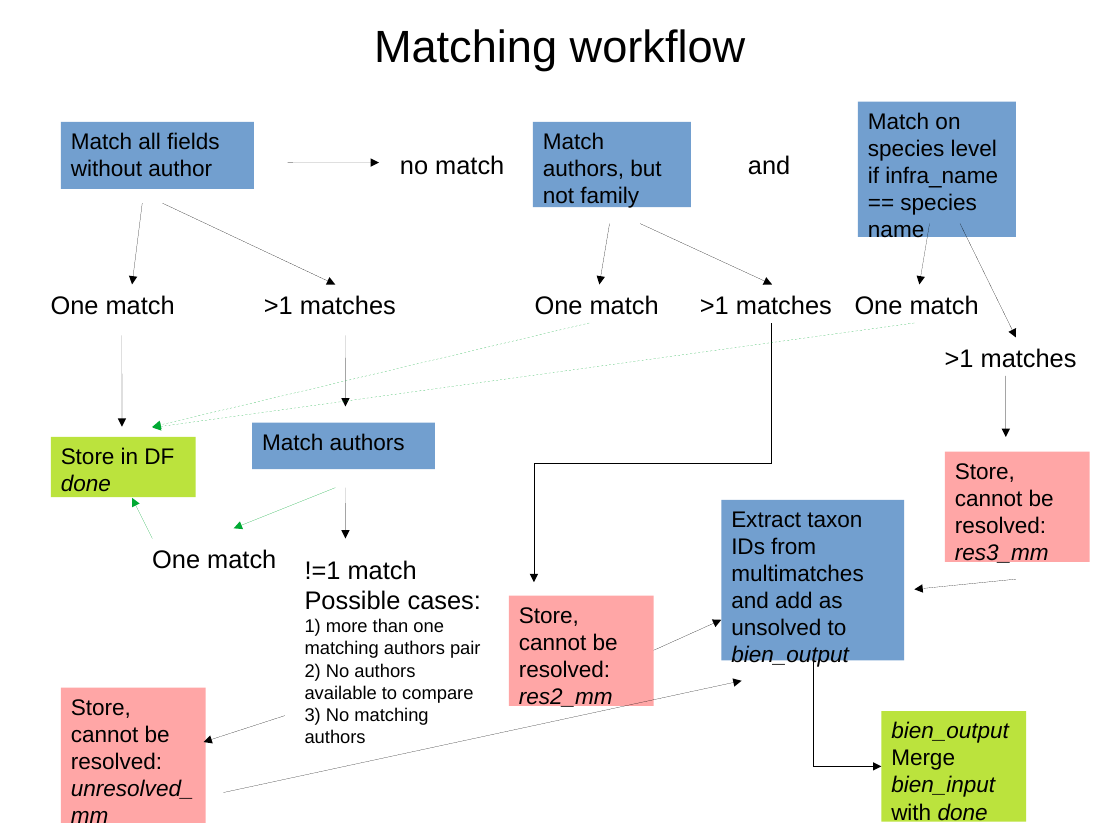
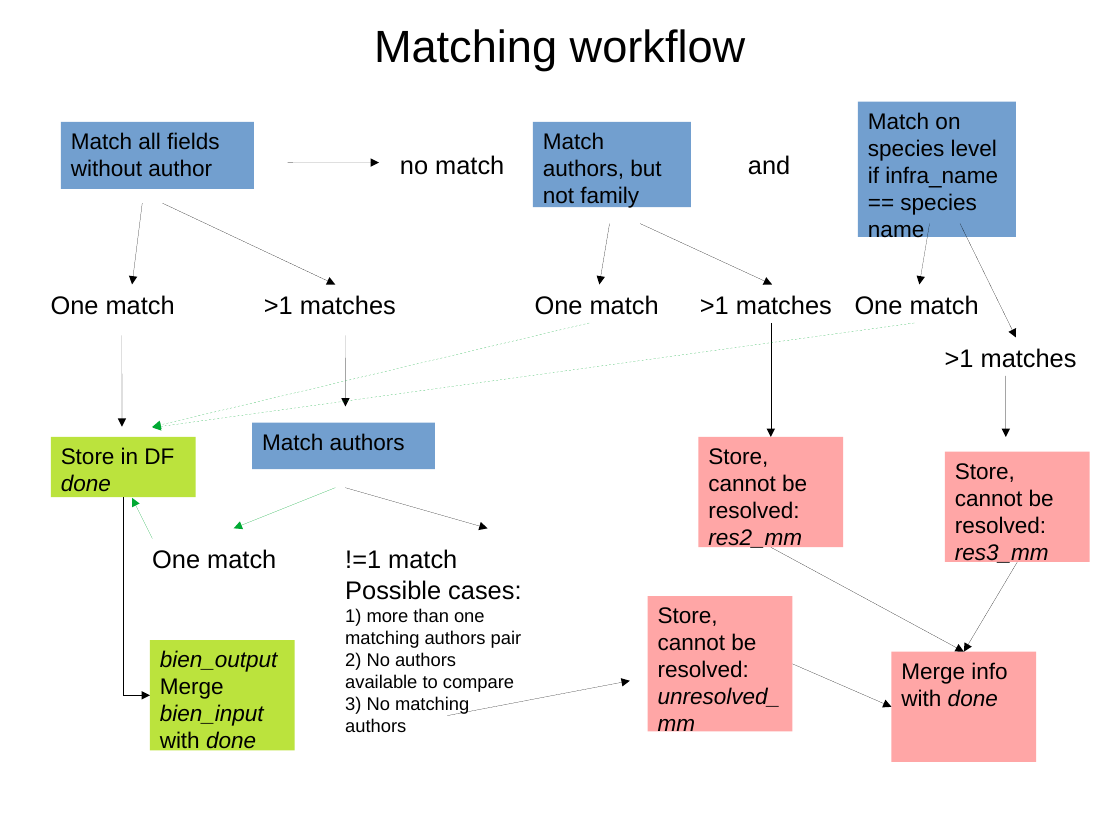
Before and after one commit to pebgroup/taxonomy_matcher, a slide deck: slide 1 of matching_flowchart.odp. Drawn at 1120x840 pixels with LibreOffice and Linux fonts; fonts in the diff are those of the drawing. Boxes give left, top, right and bottom in pixels: in the first picture for what was removed or moved away, otherwise in the second. Text is boxed around its words. In the diff, an @@ line names an element or a change of style, - is before the commit and + after.

Commit message:
last changes in taxon merger. done.

```diff
--- a/matching_flowchart.odp
+++ b/matching_flowchart.odp
@@ elbow arrow moved from (771, 323) - (535, 582) to (771, 323) - (771, 437) @@
@@ rectangle "Store, cannot be resolved:": place and size @@
-rectangle "Store, cannot be resolved:" at (509,596,655,706)
+rectangle "Store, cannot be resolved:" at (698,437,844,548)
@@ elbow arrow added from (123, 497) to (150, 695), #000000 0 pt @@
@@ arrow moved from (346, 488) - (346, 539) to (346, 488) - (488, 528) @@
@@ rectangle removed at (722,500,905,661) @@
-Extract taxon IDs from multimatches and add as unsolved to bien_output
@@ text "!=1 match": place and size @@
-text "!=1 match" at (305,560,481,743)
+text "!=1 match" at (345,549,522,732)
@@ arrow moved from (654, 650) - (722, 620) to (771, 548) - (965, 651) @@
@@ elbow arrow moved from (813, 661) - (882, 766) to (1017, 562) - (965, 651) @@
@@ elbow arrow (1017, 562) - (965, 651): elbow arrow to arrow @@
@@ rectangle "Store, cannot be resolved:": place and size @@
-rectangle "Store, cannot be resolved:" at (61,688,206,823)
+rectangle "Store, cannot be resolved:" at (647,597,793,732)
@@ rectangle "bien_output": place and size @@
-rectangle "bien_output" at (881,711,1026,822)
+rectangle "bien_output" at (149,640,295,751)
@@ rectangle added at (891,651,1037,762), fill #FFA6A6, 16 pt, text #000000 @@
+Merge info with done
@@ arrow removed from (224, 793) to (742, 681) @@
@@ arrow moved from (285, 715) - (203, 742) to (447, 715) - (630, 681) @@
@@ arrow moved from (1016, 579) - (915, 589) to (793, 664) - (892, 707) @@
```
Also in this commit, not shown: 5 other files.
